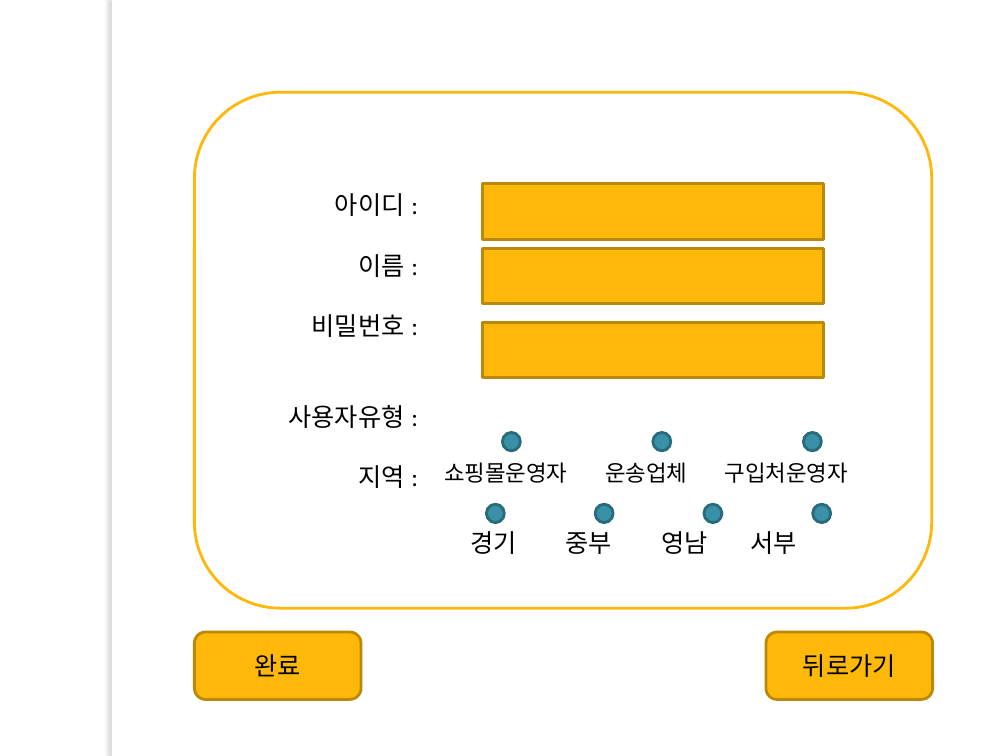
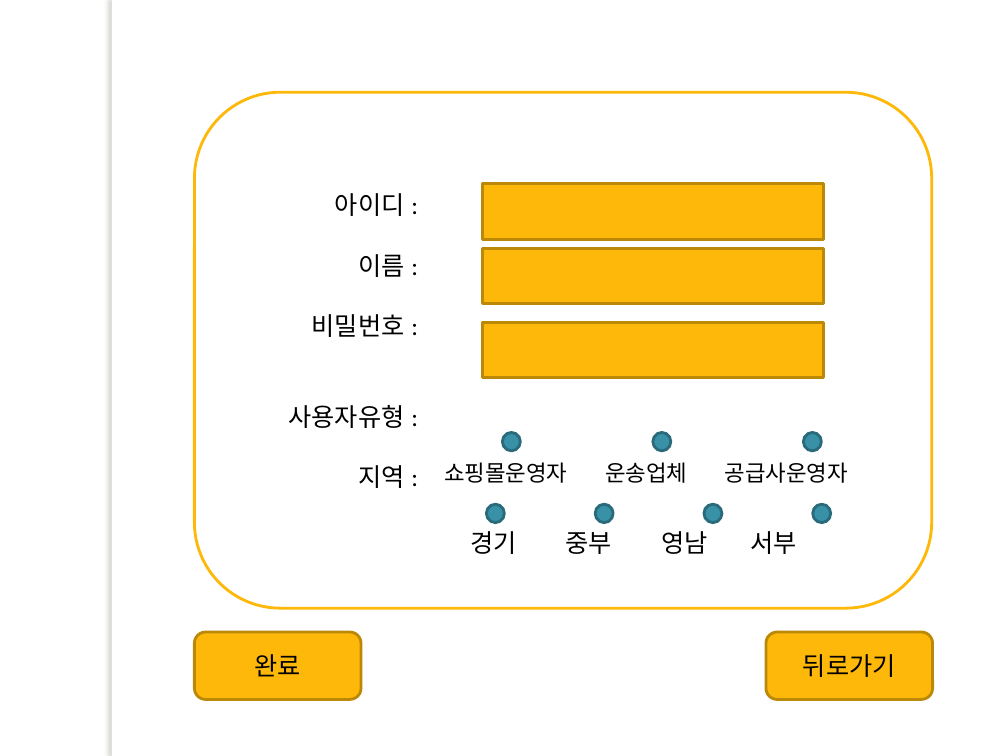
Before and after one commit to lx9203/fulfillmentBlue, a slide deck: slide 9 of BluePPT.pptx. Drawn at 1008x756 pixels with LibreOffice and Linux fonts; fonts in the diff are those of the drawing; background and template pictures are left out. Boxes give left, top, right and bottom in pixels: in the first picture for what was removed or moved away, otherwise in the second. Text is boxed around its words. In the diff, an @@ line names an element or a change of style, - is before the commit and + after.

```diff
--- a/BluePPT.pptx
+++ b/BluePPT.pptx
@@ text at (444,462,848,483): text changed @@
-쇼핑몰운영자 운송업체 구입처운영자
+쇼핑몰운영자 운송업체 공급사운영자
```
Also in this commit, not shown: 4 other slides changed, 1 other file.
